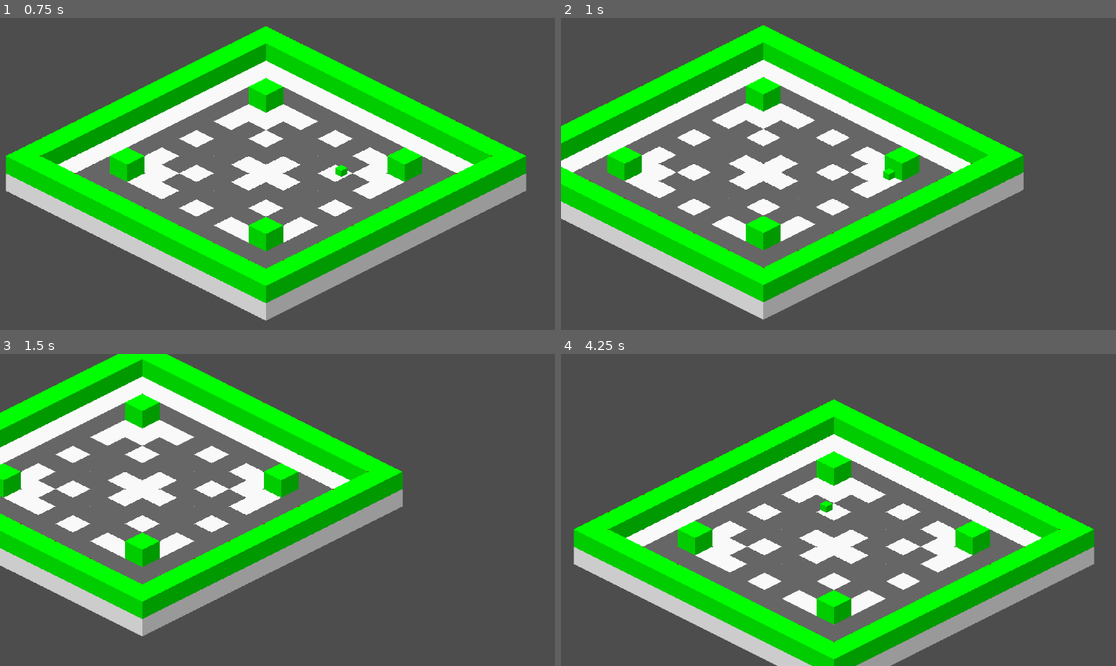
Above: before the commit, frames 1-4 (two rows, left to right).
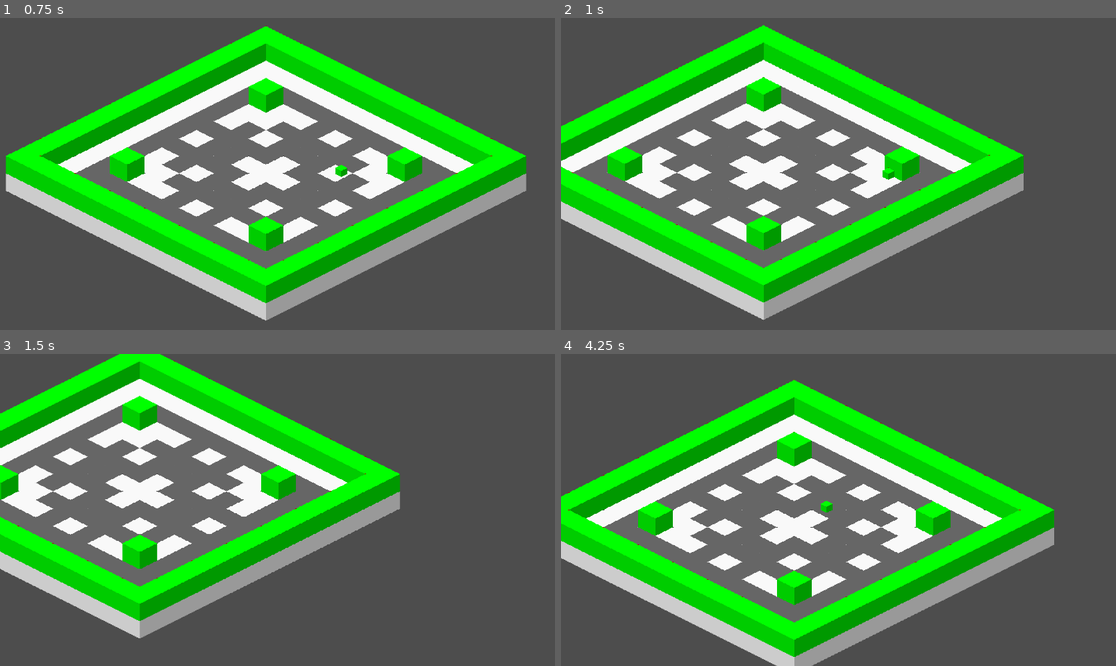
Above: after the commit, the same moments.

Repository: RexRoTheRacingCar/Game_Dev_Level_3
Game: Godot game, scene res://scenes/main/game.tscn
Same seed, same stepped clock (60 frames per second), same inputs: the game is played once before the commit and once after it.
Inputs:
- Up to frame 1 (0.75 s): tap Enter at 0.5 s; hold D (right) from 0.53 s (still down); tap Space (dash) at 0.6 s
- Up to frame 2 (1 s): keep holding D (right)
- Up to frame 3 (1.5 s): release D (right) at 1.28 s; hold S (down) from 1.28 s (still down); tap Space (dash) at 1.35 s
- Up to frame 4 (4.25 s): release S (down) at 2.03 s; hold D (right) 2.03-2.78 s; tap Space (dash) at 2.1, 2.85, 3.6 s; hold W (up) 2.78-3.53 s; hold A (left) from 3.53 s (still down)

Frame 1 is identical in both runs. In frame 2, 1.3% of the frame differs, in the area x 0-84%, y 2-97%; in frame 3, 6.8%; in frame 4, 33%, in the area x 0-97%, y 8-100%.

Commit message:
Added some comments
Nothing really happened

Diff:
--- a/game_level_3/scenes/components/health_component.tscn
+++ b/game_level_3/scenes/components/health_component.tscn
@@ -1,44 +1,7 @@
-[gd_scene load_steps=3 format=3 uid="uid://b048cf08scotb"]
+[gd_scene load_steps=2 format=3 uid="uid://b048cf08scotb"]
 
 [ext_resource type="Script" path="res://scripts/components/health_component.gd" id="1_ix57s"]
 
-[sub_resource type="StyleBoxFlat" id="StyleBoxFlat_vrem7"]
-bg_color = Color(1, 0.0637022, 0.0998935, 1)
-skew = Vector2(0.2, 0)
-
 [node name="HealthComponent" type="Node2D" node_paths=PackedStringArray("health_bar")]
 script = ExtResource("1_ix57s")
-health_bar = NodePath("Control/ProgressBar")
-
-[node name="Control" type="Control" parent="."]
-layout_mode = 3
-anchors_preset = 8
-anchor_left = 0.5
-anchor_top = 0.5
-anchor_right = 0.5
-anchor_bottom = 0.5
-offset_left = -20.0
-offset_top = -20.0
-offset_right = 20.0
-offset_bottom = 20.0
-grow_horizontal = 2
-grow_vertical = 2
-size_flags_horizontal = 4
-size_flags_vertical = 4
-
-[node name="ProgressBar" type="ProgressBar" parent="Control"]
-layout_mode = 1
-anchors_preset = 8
-anchor_left = 0.5
-anchor_top = 0.5
-anchor_right = 0.5
-anchor_bottom = 0.5
-offset_left = -86.0
-offset_top = -13.5
-offset_right = 86.0
-offset_bottom = 13.5
-grow_horizontal = 2
-grow_vertical = 2
-theme_override_styles/fill = SubResource("StyleBoxFlat_vrem7")
-value = 20.0
-show_percentage = false
+health_bar = NodePath("")
--- a/game_level_3/scenes/main/game.tscn
+++ b/game_level_3/scenes/main/game.tscn
@@ -22,7 +22,6 @@
 
 [node name="Player" parent="." instance=ExtResource("1_vr3do")]
 position = Vector2(60, 22)
-motion_mode = 1
 
 [node name="Camera2D" type="Camera2D" parent="Player"]
 position = Vector2(-50.2267, 10.6893)
--- a/game_level_3/scenes/main/player.tscn
+++ b/game_level_3/scenes/main/player.tscn
@@ -25,6 +25,6 @@
 offset = Vector2(1.08991e-06, -31.4286)
 
 [node name="CollisionPolygon2D" type="CollisionPolygon2D" parent="."]
-polygon = PackedVector2Array(-21, 10.5, 0, 0, 21, 10.5, 0, 21)
+polygon = PackedVector2Array(-18, 10.5, 0, 1.5, 18, 10.5, 0, 19.5)
 
 [connection signal="timeout" from="DashTimer" to="." method="_on_dash_timer_timeout"]
--- a/game_level_3/scripts/components/health_component.gd
+++ b/game_level_3/scripts/components/health_component.gd
@@ -11,12 +11,13 @@
 var health : float : set = _set_health
 
 
-
+#---------------------------------------------------------------------------------------------------------------------------
 func ready():
 	health_bar.max_value = health
 	health_bar.value = health
 
 
+#---------------------------------------------------------------------------------------------------------------------------
 #Health setter function
 func _set_health(new_value : float) -> void:
 	health = new_value
--- a/game_level_3/scripts/main/player.gd
+++ b/game_level_3/scripts/main/player.gd
@@ -28,7 +28,7 @@
 
 
 #---------------------------------------------------------------------------------------------------------------------------
-#THE MAIN PHYSICS PROCESS
+#THE PHYSICS PROCESS
 #---------------------------------------------------------------------------------------------------------------------------
 func _physics_process(delta):
 	#Player movement
@@ -39,9 +39,9 @@
 	if Input.is_action_just_pressed("dash"):
 		player_dash(p_input)
 
-	#Apply motion
-	velocity = Vector2(p_vel_prep.x, p_vel_prep.y / 2)
-	var _error = move_and_slide()
+
+	velocity = Vector2(p_vel_prep.x, p_vel_prep.y / 2) #Make velocity isometric
+	var _error = move_and_slide() #Apply velocity
 
 
 #---------------------------------------------------------------------------------------------------------------------------
@@ -56,8 +56,6 @@
 		p_vel_prep = p_vel_prep.move_toward(Vector2(0,0), delta * P_FRICTION)
 
 
-
-
 #---------------------------------------------------------------------------------------------------------------------------
 #Player Dash Function
 func player_dash(p_input):
@@ -69,7 +67,6 @@
 		p_dash_timer.start(p_dash_delay)
 
 
-
 #---------------------------------------------------------------------------------------------------------------------------
 #Player dash timer signal
 func _on_dash_timer_timeout():
